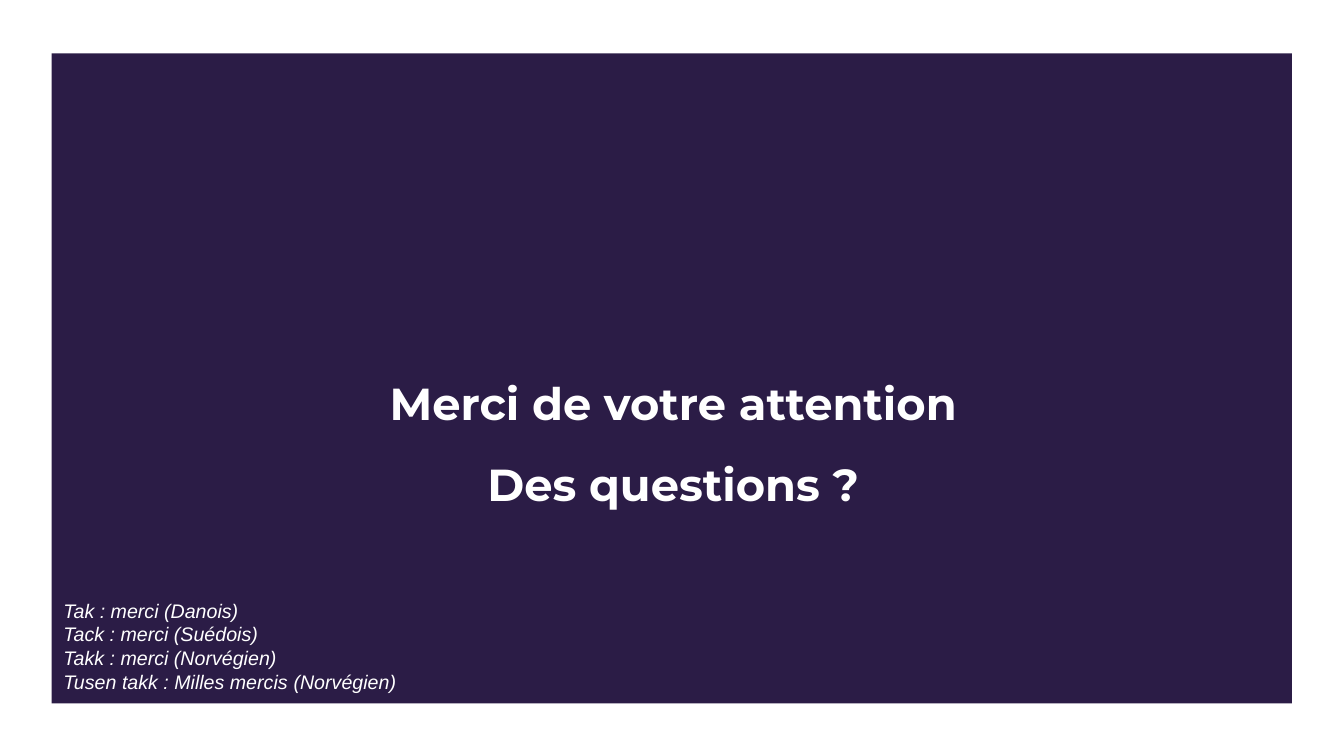
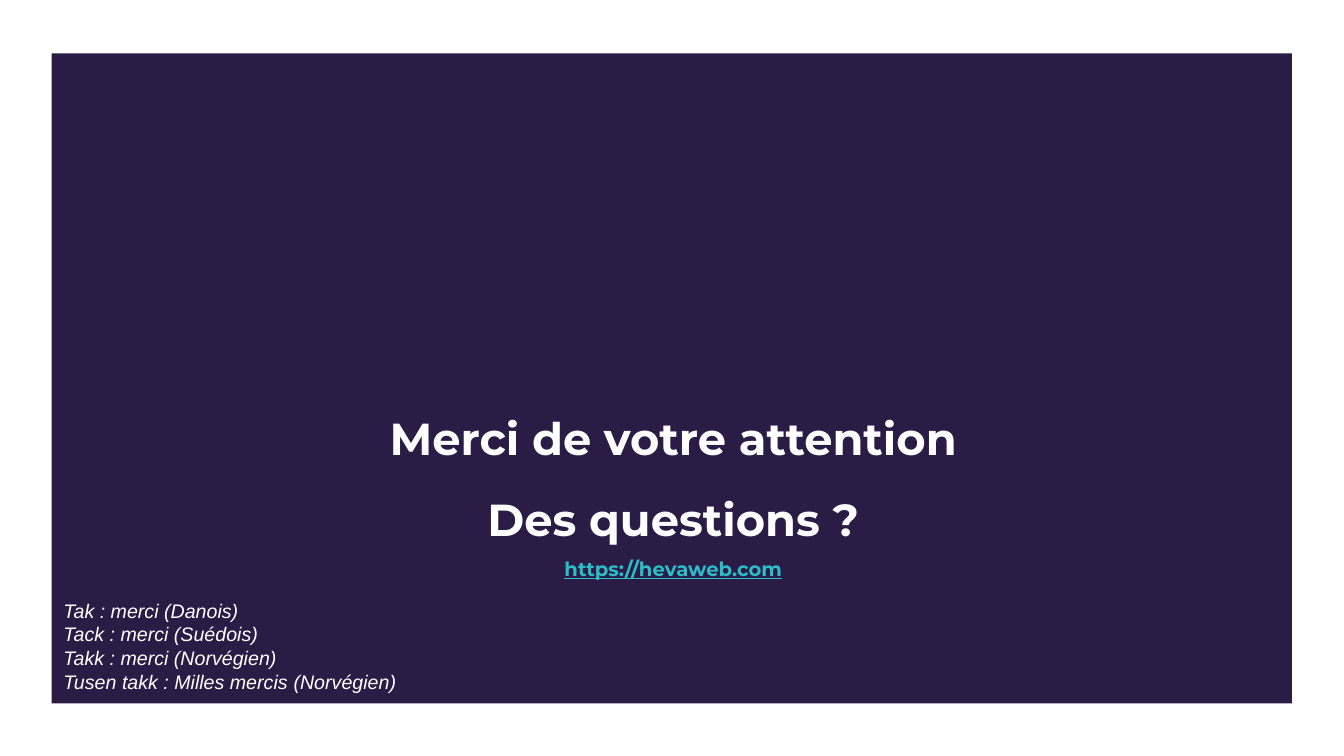
Before and after one commit to indsante/Documentation-SNDS, a slide deck: slide 12 of files/presentations/meetup-snds3/2019.09.19_Heva_Boite-a-outil-data-scientist_MPL-2.0.pptx. Drawn at 1344x756 pixels with LibreOffice and Linux fonts; fonts in the diff are those of the drawing; background and template pictures are left out. Boxes give left, top, right and bottom in pixels: in the first picture for what was removed or moved away, otherwise in the second. Text is boxed around its words. In the diff, an @@ line names an element or a change of style, - is before the commit and + after.

```diff
--- a/files/presentations/meetup-snds3/2019.09.19_Heva_Boite-a-outil-data-scientist_MPL-2.0.pptx
+++ b/files/presentations/meetup-snds3/2019.09.19_Heva_Boite-a-outil-data-scientist_MPL-2.0.pptx
@@ title at box(390, 419, 957, 580): text changed @@
-Merci de votre attention
-Des questions ?
+Merci de votre attention
+Des questions ?
+https://hevaweb.com
```
Also in this commit, not shown: 9 other slides changed.
